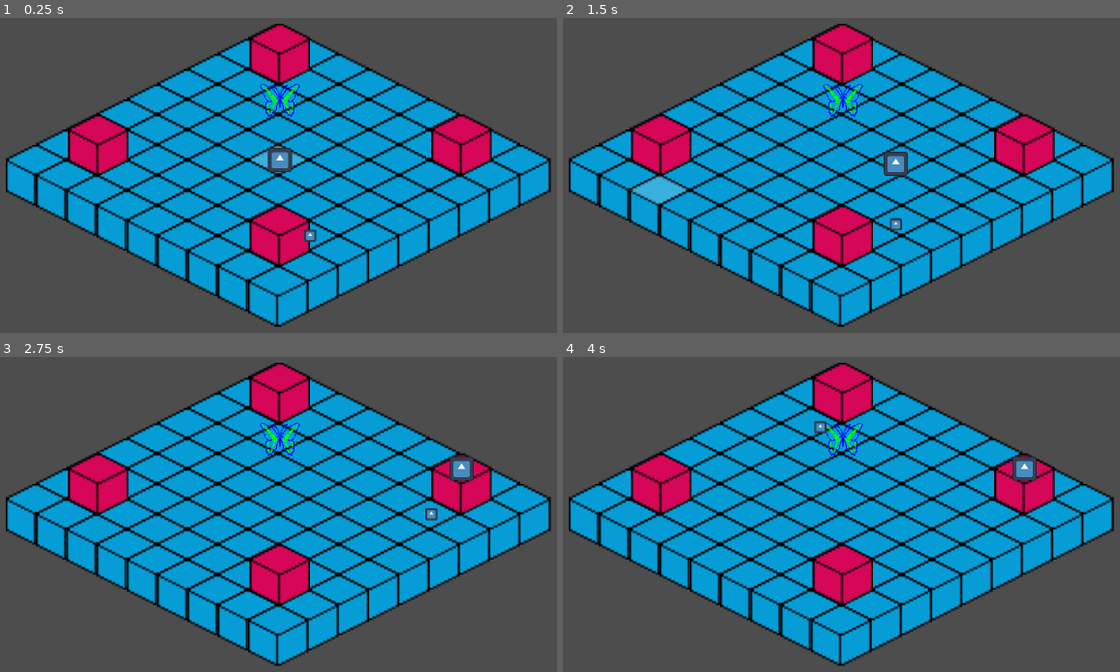
Above: before the commit, frames 1-4 (two rows, left to right).
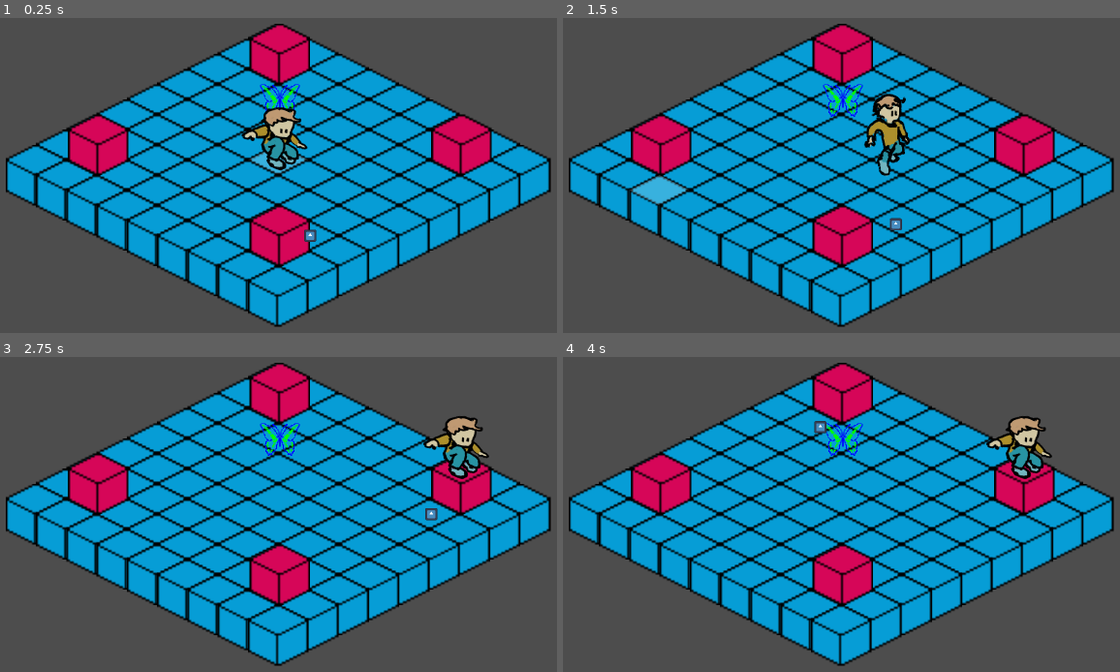
Above: after the commit, the same moments.

Repository: remimorvan/isometric-reverse-heist-simulator-2000
Game: Godot game, scene res://scenes/main.tscn
The game is run twice, just before and just after one commit, with the same random seed, the same clock (stepped at 60 frames per second) and the same inputs. The engine's default icon, where the game draws it, is replaced by a stand-in: a white triangle on a blue panel in a dark square.
Inputs (mouse positions are in pixels of both pictures, inside the frame that each line leads up to):
- Up to frame 1 (0.25 s): no input
- Up to frame 2 (1.5 s): tap Enter at 0.5 s; move the mouse to (1014, 128) at 0.52 s; tap T at 0.6, 1.35 s; click (1014, 128) at 0.67 s; tap Space at 1.25 s; move the mouse to (685, 191) at 1.27 s; click (685, 191) at 1.42 s
- Up to frame 3 (2.75 s): move the mouse to (356, 366) at 2.02 s; tap T at 2.1 s; click (356, 366) at 2.17 s
- Up to frame 4 (4 s): tap Enter at 2.75 s; move the mouse to (802, 621) at 2.77 s; tap T at 2.85, 3.6 s; click (802, 621) at 2.92 s; tap Space at 3.5 s; move the mouse to (1075, 590) at 3.52 s; click (1075, 590) at 3.67 s

The runs differ from the first frame. In frame 1, 1.3% of the frame differs, in the area x 43-56%, y 28-49%; in frame 2, 1.4%, in the area x 54-63%, y 24-51%; in frame 3, 1.3%; in frame 4, 1.3%.

Commit message:
ANIMATIONS DU JOUEURUEER

Diff:
--- a/scenes/player.tscn
+++ b/scenes/player.tscn
@@ -1,10 +1,39 @@
-[gd_scene load_steps=4 format=3 uid="uid://copmddbeoxptn"]
+[gd_scene load_steps=8 format=3 uid="uid://copmddbeoxptn"]
 
 [ext_resource type="Script" uid="uid://c5kcj1ddxyujc" path="res://scripts/player.gd" id="1_hohfr"]
-[ext_resource type="Texture2D" uid="uid://cb2rbd5nykaxi" path="res://icon.svg" id="1_o5qyr"]
+[ext_resource type="Texture2D" uid="uid://oerdirsqlmex" path="res://assets/player/walk1.png" id="3_qhqgy"]
 
 [sub_resource type="CircleShape2D" id="CircleShape2D_fg8xd"]
 radius = 65.0
+
+[sub_resource type="AtlasTexture" id="AtlasTexture_dqkch"]
+atlas = ExtResource("3_qhqgy")
+region = Rect2(0, 0, 351, 480)
+
+[sub_resource type="AtlasTexture" id="AtlasTexture_qlg0r"]
+atlas = ExtResource("3_qhqgy")
+region = Rect2(351, 0, 351, 480)
+
+[sub_resource type="AtlasTexture" id="AtlasTexture_tuyoq"]
+atlas = ExtResource("3_qhqgy")
+region = Rect2(702, 0, 351, 480)
+
+[sub_resource type="SpriteFrames" id="SpriteFrames_fjrip"]
+animations = [{
+"frames": [{
+"duration": 1.0,
+"texture": SubResource("AtlasTexture_dqkch")
+}, {
+"duration": 1.0,
+"texture": SubResource("AtlasTexture_qlg0r")
+}, {
+"duration": 1.0,
+"texture": SubResource("AtlasTexture_tuyoq")
+}],
+"loop": true,
+"name": &"run",
+"speed": 10.0
+}]
 
 [node name="Player" type="Node2D"]
 script = ExtResource("1_hohfr")
@@ -12,8 +41,10 @@
 
 [node name="CharacterBody2D" type="CharacterBody2D" parent="."]
 
-[node name="Sprite2D" type="Sprite2D" parent="CharacterBody2D"]
-texture = ExtResource("1_o5qyr")
-
 [node name="CollisionShape2D" type="CollisionShape2D" parent="CharacterBody2D"]
 shape = SubResource("CircleShape2D_fg8xd")
+
+[node name="AnimatedSprite2D" type="AnimatedSprite2D" parent="CharacterBody2D"]
+sprite_frames = SubResource("SpriteFrames_fjrip")
+animation = &"run"
+offset = Vector2(-30, -130)
--- a/scripts/player.gd
+++ b/scripts/player.gd
@@ -22,6 +22,7 @@
 func use_new_path(new_path):
 	if not new_path.is_empty():
 		path = new_path
+		$CharacterBody2D/AnimatedSprite2D.play("run")
 		is_moving = true
 		target_position = path[0]
 		#print("Path acceptpathed, first target: ", target_position)
@@ -108,6 +109,7 @@
 
 	if path.is_empty():
 		print("Path completed")
+		$CharacterBody2D/AnimatedSprite2D.stop()
 		is_moving = false
 		return
 
Not shown: 1 places in scenes/game_map.tscn that only renumber resources
